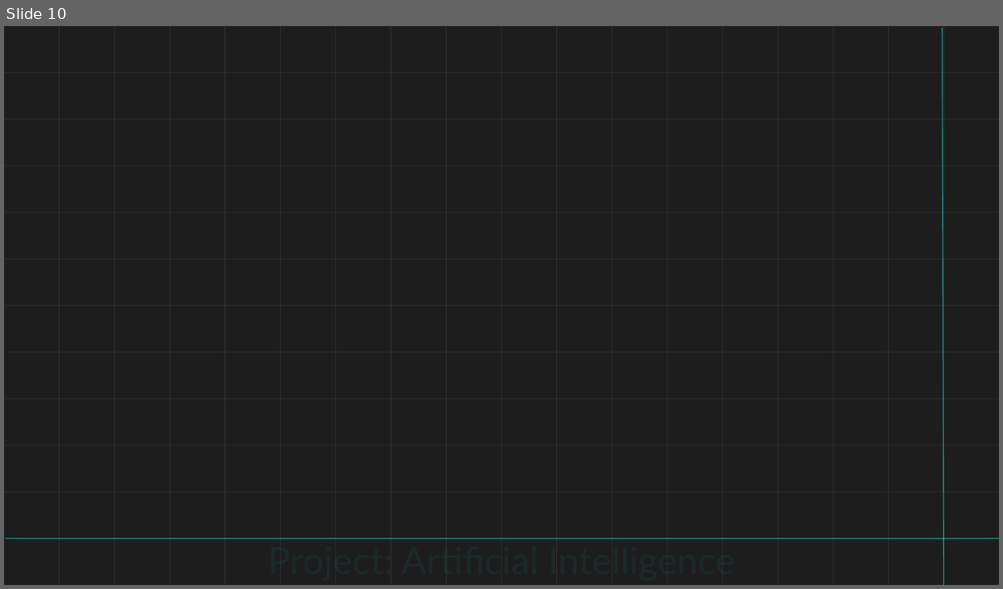
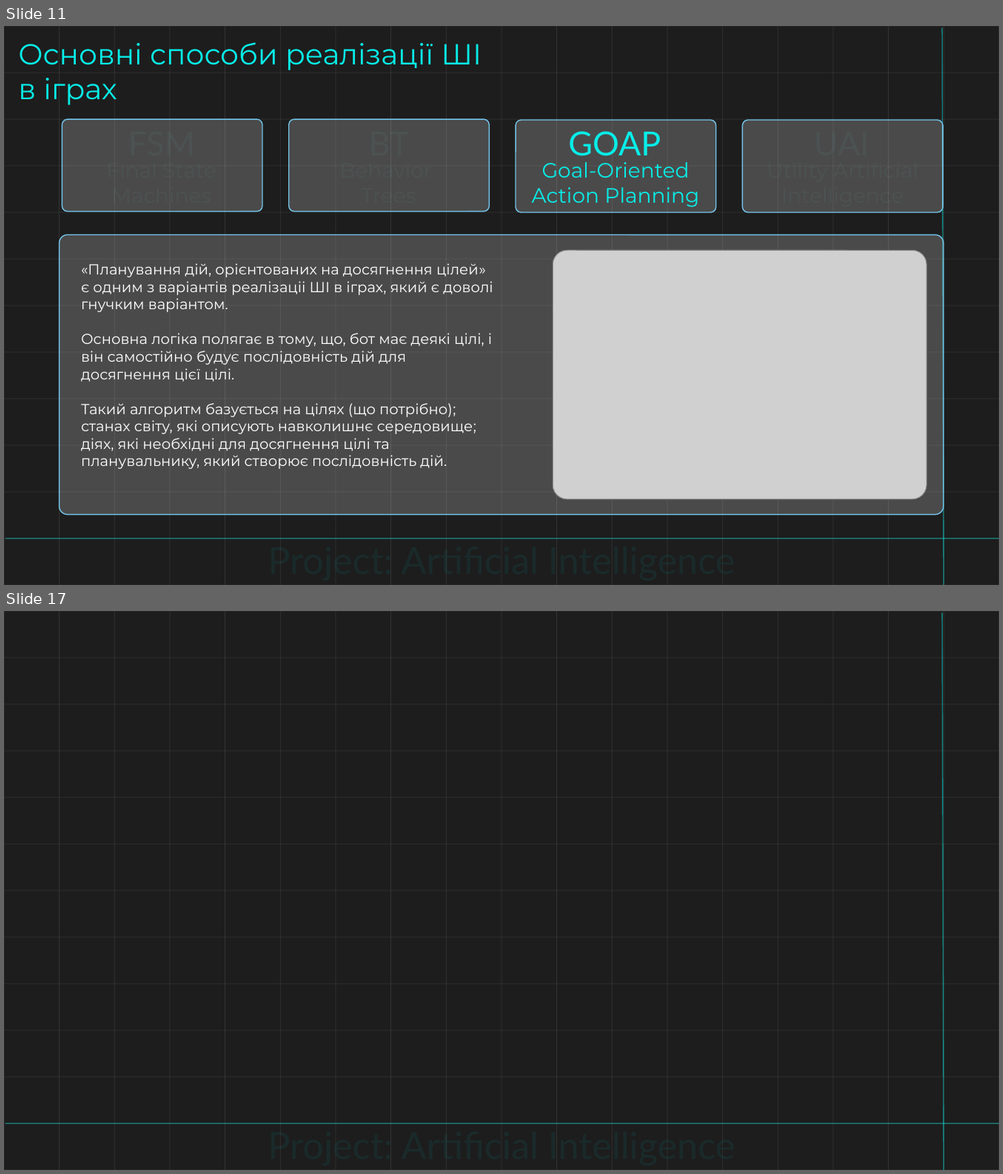
Before and after one commit to Dgardes/Semestr_2, a slide deck: Основи AI/Доповідь.pptx. Shown one above the other, each under a label of ours: slide 10 before the commit, slides 11 and 17 after it; the slides between them are not shown. The pictures are 1003x589 and 1003x1174 pixels, drawn with LibreOffice and Linux fonts; fonts in the diff are those of the drawing; grey boxes stand for pictures; background and template pictures are left out. Boxes give left, top, right and bottom in pixels: in the first picture for what was removed or moved away, otherwise in the second. Text is boxed around its words. In the diff, an @@ line names an element or a change of style, - is before the commit and + after.

```diff
--- a/Основи AI/Доповідь.pptx
+++ b/Основи AI/Доповідь.pptx
@@ slide 11 added at (4, 26, 999, 585), background #FFFFFF @@
@@ rectangle added at (4, 26, 999, 585), fill #1D1D1D @@
@@ text added at (18, 42, 481, 105), 28 pt, text #08EDE8 @@
+Основні способи реалізації ШІ в іграх
@@ line added from (942, 27) to (943, 585), #08EDE8 1 pt @@
@@ rounded rectangle added at (62, 119, 263, 212), fill #FFFFFF at 20% opacity, outline #74C4E9 1 pt @@
@@ text added at (62, 119, 262, 167), 32 pt, text #669E9A at 10% opacity @@
+FSM
@@ rounded rectangle added at (289, 119, 489, 212), fill #FFFFFF at 20% opacity, outline #74C4E9 1 pt @@
@@ text added at (289, 119, 489, 167), 32 pt, text #669E9A at 10% opacity @@
+BT
@@ rounded rectangle added at (516, 120, 717, 212), fill #FFFFFF at 20% opacity, outline #74C4E9 1 pt @@
@@ text added at (568, 131, 660, 156), 32 pt, text #08EDE8 @@
+GOAP
@@ rounded rectangle added at (743, 120, 943, 212), fill #FFFFFF at 20% opacity, outline #74C4E9 1 pt @@
@@ text added at (743, 119, 941, 167), 32 pt, text #669E9A at 10% opacity @@
+UAI
@@ text added at (61, 154, 262, 212), 20 pt, text #669E9A at 10% opacity @@
+Final State Machines
@@ text added at (287, 154, 489, 212), 20 pt, text #669E9A at 10% opacity @@
+Behavior
+Trees
@@ text added at (532, 162, 699, 207), 20 pt, text #08EDE8 @@
+Goal-Oriented Action Planning
@@ rounded rectangle added at (60, 235, 943, 514), fill #FFFFFF at 20% opacity, outline #74C4E9 1 pt @@
@@ text added at (81, 264, 492, 469), 14 pt, text #FFFFFF @@
+«Планування дій, орієнтованих на досягнення цілей» є одним з варіантів реалізаціі ШІ в іграх, який є доволі гнучким варіантом.
+Основна логіка полягає в тому, що, бот має деякі цілі, і він самостійно будує послідовність дій для досягнення цієї цілі.
+Такий алгоритм базується на цілях (що потрібно); станах світу, які описують навколишнє середовище; діях, які необхідні для досягнення цілі та планувальнику, який створює послідовність дій.
@@ picture added at (552, 250, 926, 500) @@
@@ group added at (4, 26, 999, 585): 30 rectangles @@
@@ line added from (5, 540) to (999, 540), #08EDE8 1 pt @@
@@ text added at (267, 538, 392, 582), 36 pt, text #06A29E at 10% opacity @@
+Project: Artificial Intelligence
@@ text added at (401, 538, 735, 582), 20 pt, text #669E9A at 10% opacity @@
+Utility Artificial Intelligence
@@ what was slide 10 is now slide 17 @@
```
Also in this commit, not shown: 2 slides changed, 6 other slides added, 15 other files.
